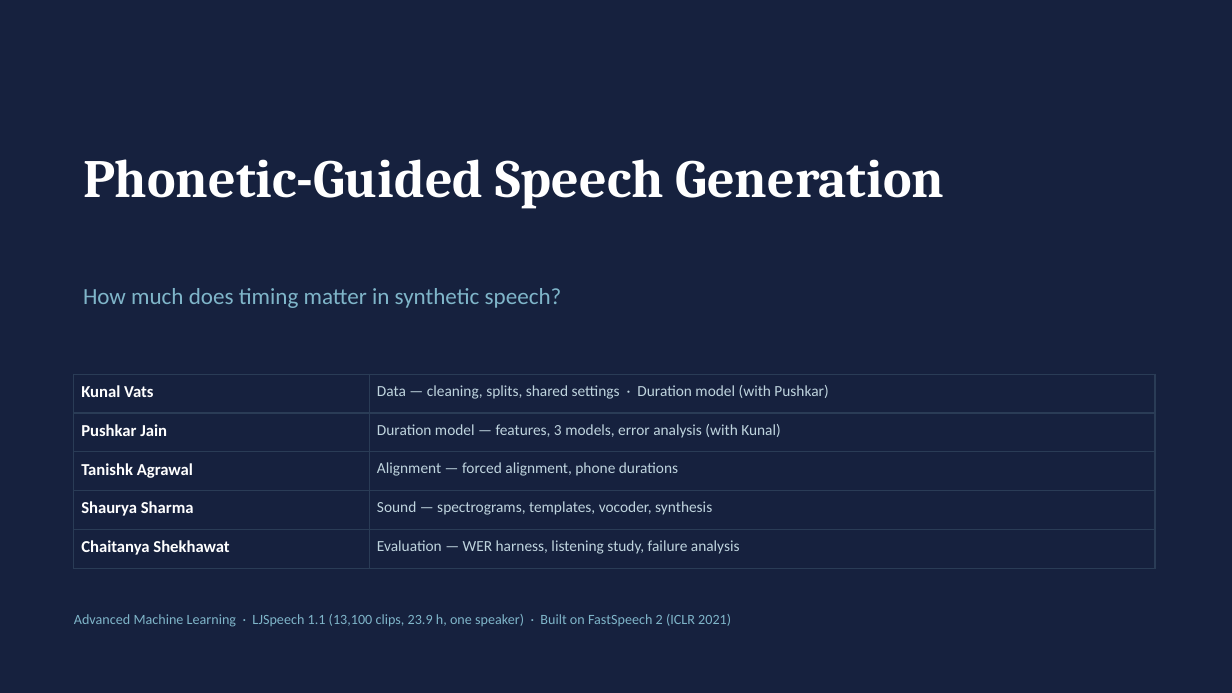
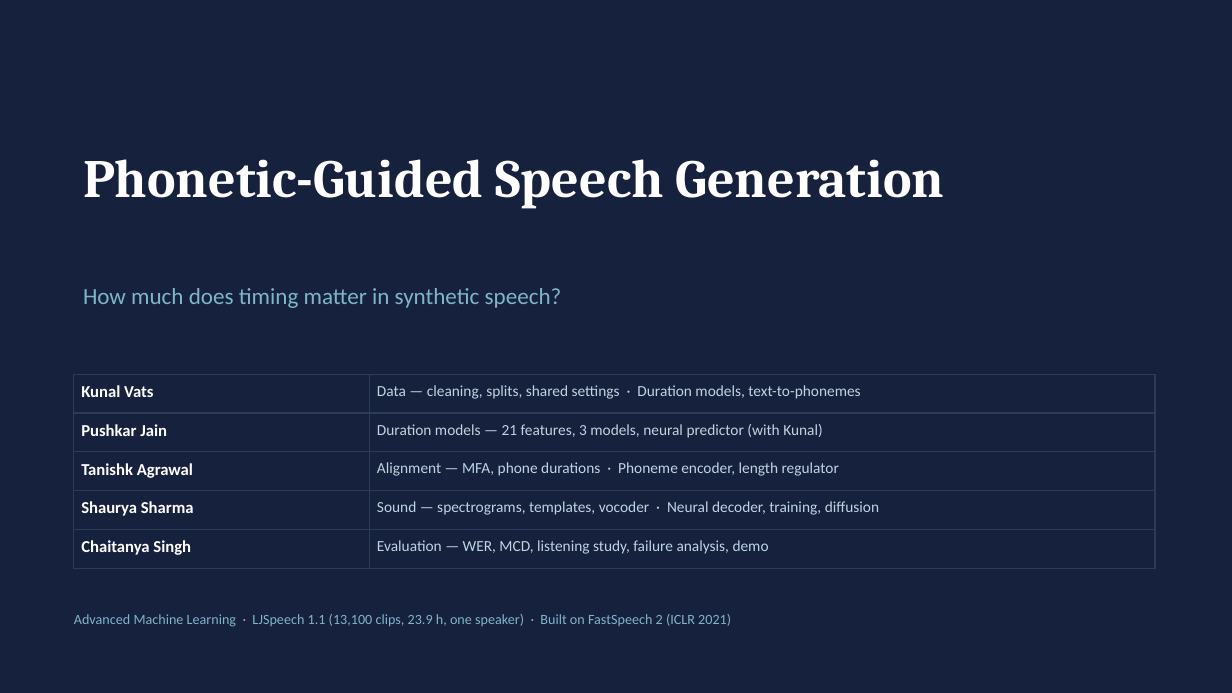
Before and after one commit to 1Kunalvats9/audio_generation, a slide deck: slide 1 of docs/Phonetic_Guided_Speech_Generation.pptx. Drawn at 1232x693 pixels with LibreOffice and Linux fonts; fonts in the diff are those of the drawing. Boxes give left, top, right and bottom in pixels: in the first picture for what was removed or moved away, otherwise in the second. Text is boxed around its words. In the diff, an @@ line names an element or a change of style, - is before the commit and + after.

```diff
--- a/docs/Phonetic_Guided_Speech_Generation.pptx
+++ b/docs/Phonetic_Guided_Speech_Generation.pptx
@@ table at <box>74,374,1155,559</box> @@
-row 1, column 2: Data — cleaning, splits, shared settings · Duration model (with Pushkar)
+row 1, column 2: Data — cleaning, splits, shared settings · Duration models, text-to-phonemes
-row 2, column 2: Duration model — features, 3 models, error analysis (with Kunal)
+row 2, column 2: Duration models — 21 features, 3 models, neural predictor (with Kunal)
-row 3, column 2: Alignment — forced alignment, phone durations
+row 3, column 2: Alignment — MFA, phone durations · Phoneme encoder, length regulator
-row 4, column 2: Sound — spectrograms, templates, vocoder, synthesis
+row 4, column 2: Sound — spectrograms, templates, vocoder · Neural decoder, training, diffusion
-row 5, column 1: Chaitanya Shekhawat
+row 5, column 1: Chaitanya Singh
-row 5, column 2: Evaluation — WER harness, listening study, failure analysis
+row 5, column 2: Evaluation — WER, MCD, listening study, failure analysis, demo
```
Also in this commit, not shown: 6 other files.
